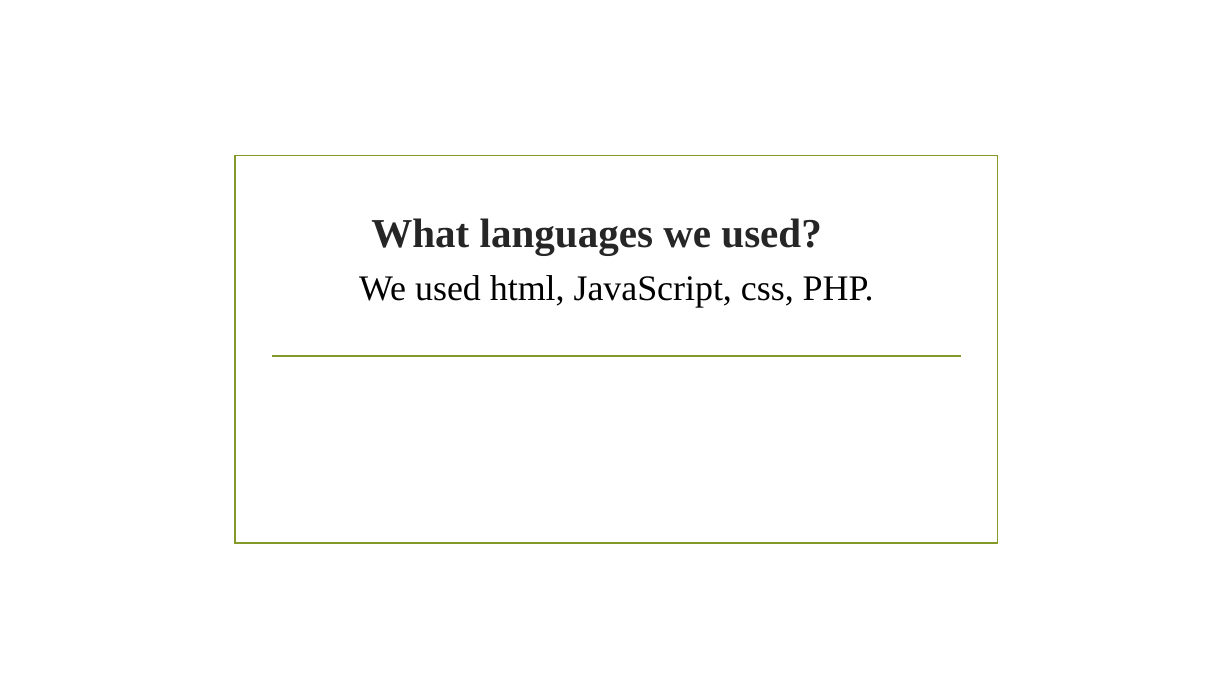
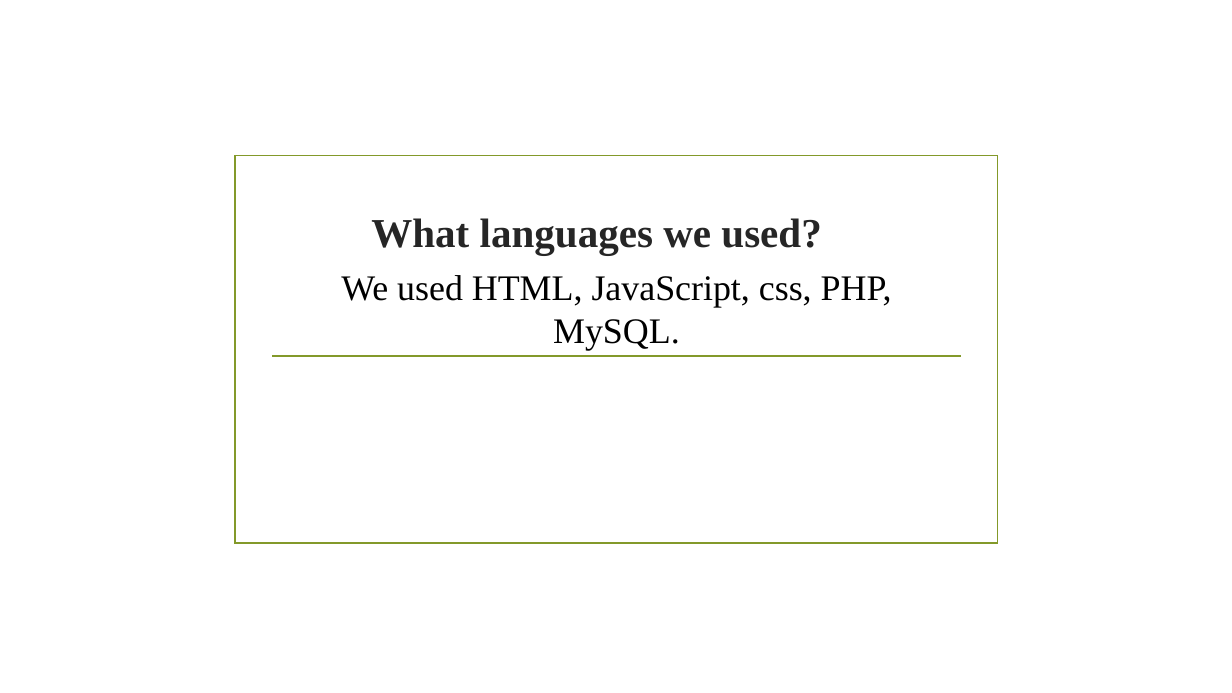
Before and after one commit to ganpat-university/ict-gnu-adprojects-2017-hangman, a slide deck: slide 9 of Hangman.pptx (slide 8 before the commit). Drawn at 1232x693 pixels with LibreOffice and Linux fonts; fonts in the diff are those of the drawing; background and template pictures are left out. Boxes give left, top, right and bottom in pixels: in the first picture for what was removed or moved away, otherwise in the second. Text is boxed around its words. In the diff, an @@ line names an element or a change of style, - is before the commit and + after.

```diff
--- a/Hangman.pptx
+++ b/Hangman.pptx
@@ subtitle at bbox=[341, 275, 892, 351]: text changed @@
-We used html, JavaScript, css, PHP.
+We used HTML, JavaScript, css, PHP, MySQL.
```
Also in this commit, not shown: 11 other slides changed, 8 slides added, 2 slides removed, 1 other file.
